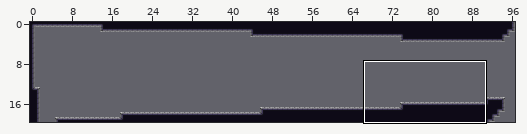
One commit to this Tiled map: Assets/maps/HubRooms/6 - Queen's Spire/Throne Room + Ending-F3.tmx. The picture above shows the old version from afar; the outline marks the close-up.
Close-up. Before the edit:
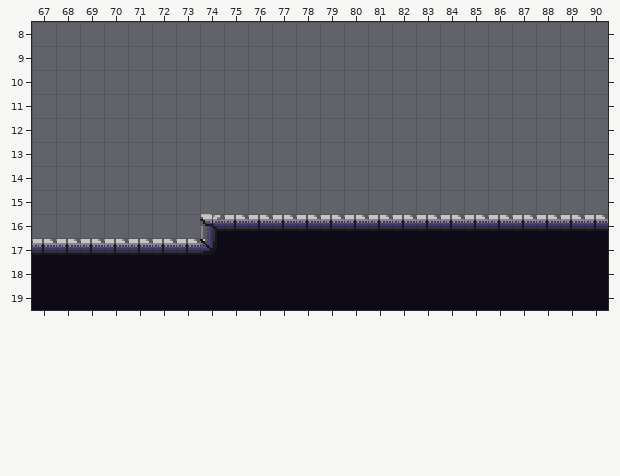
Cells are 16x16 px. Shown: x 67..90, y 8..19. The commit also changed other parts of the map, which this record leaves out.
And afterwards:
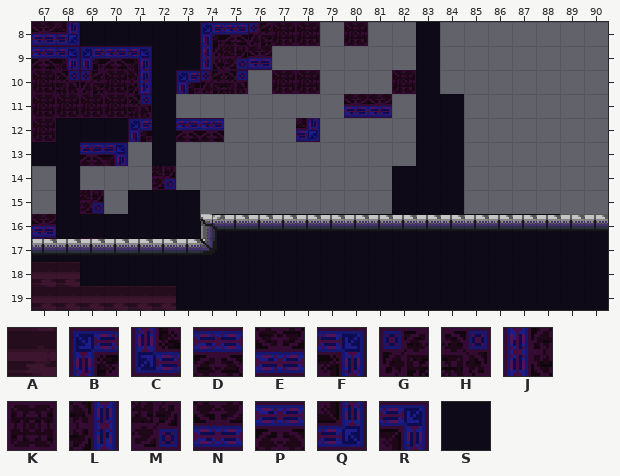
Key: from "corrupted_carpet": A 6; from "corrupted_wall": B 0, C 0 flipped up-down, D 1, E 1 flipped up-down, F 2, G 3, H 4, J 5, K 6, L 7, M 9, N 11, P 11 flipped up-down, Q 12, R 12 flipped up-down; from "jail_block": S 9.
_ is an empty cell.
From old to new:
Layer "bkg_far":
Tile S now appears in row 8 at x 69 to 73 and 83; in row 9 at x 72 to 73 and 83; in row 10 at x 72 and 83; in row 11 at x 72 and 83 to 84; in row 12 at x 68 to 70, 72 and 83 to 84; in row 13 at x 67 to 68, 72 and 83 to 84.
Tile S now appears in row 14 at x 68 and 82 to 84; in row 15 at x 68, 71 to 73 and 82 to 84; in row 16 at x 68 to 88; in row 17 at x 68 and 70 to 73.
Layer "bkg_close":
Tile B now appears in row 8 at x 74; in row 9 at x 69; in row 10 at x 73; in row 12 at x 71.
Tile C now appears in row 17 at x 67.
Tile D now appears in row 8 at x 75; in row 9 at x 67 and 70; in row 12 at x 73 to 74.
Tile E now appears in row 17 at x 69.
Tile F now appears in row 9 at x 68 and 71.
Tile G now appears in row 8 at x 76; in row 10 at x 69 and 74.
Tile H now appears in row 10 at x 68 and 75; in row 11 at x 71.
Tile J now appears in row 9 at x 74.
Tile K now appears in row 8 at x 77 to 78 and 80; in row 10 at x 67, 70, 77 to 78 and 82; in row 11 at x 67 to 70; in row 12 at x 67.
Tile L now appears in row 10 at x 71.
Tile M now appears in row 9 at x 75; in row 14 at x 72; in row 15 at x 69.
Tile N now appears in row 8 at x 67; in row 9 at x 76; in row 11 at x 80 to 81; in row 16 at x 67.
Tile P now appears in row 13 at x 69.
Tile Q now appears in row 8 at x 68; in row 12 at x 78.
Tile R now appears in row 13 at x 70.
Layer "ground":
The author changed tile S to tile A in row 18 at x 67 to 68; in row 19 at x 67 to 72.
